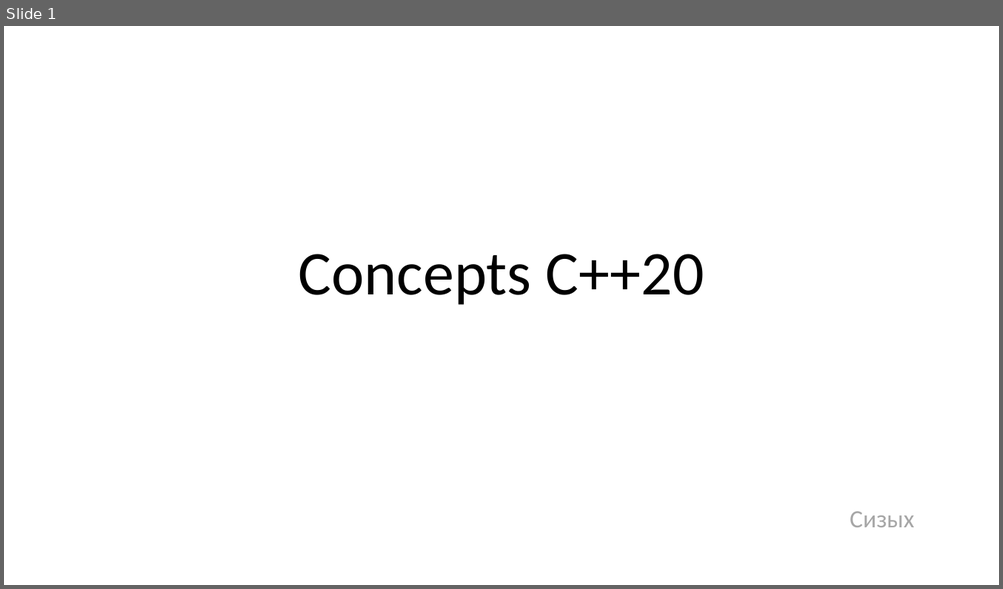
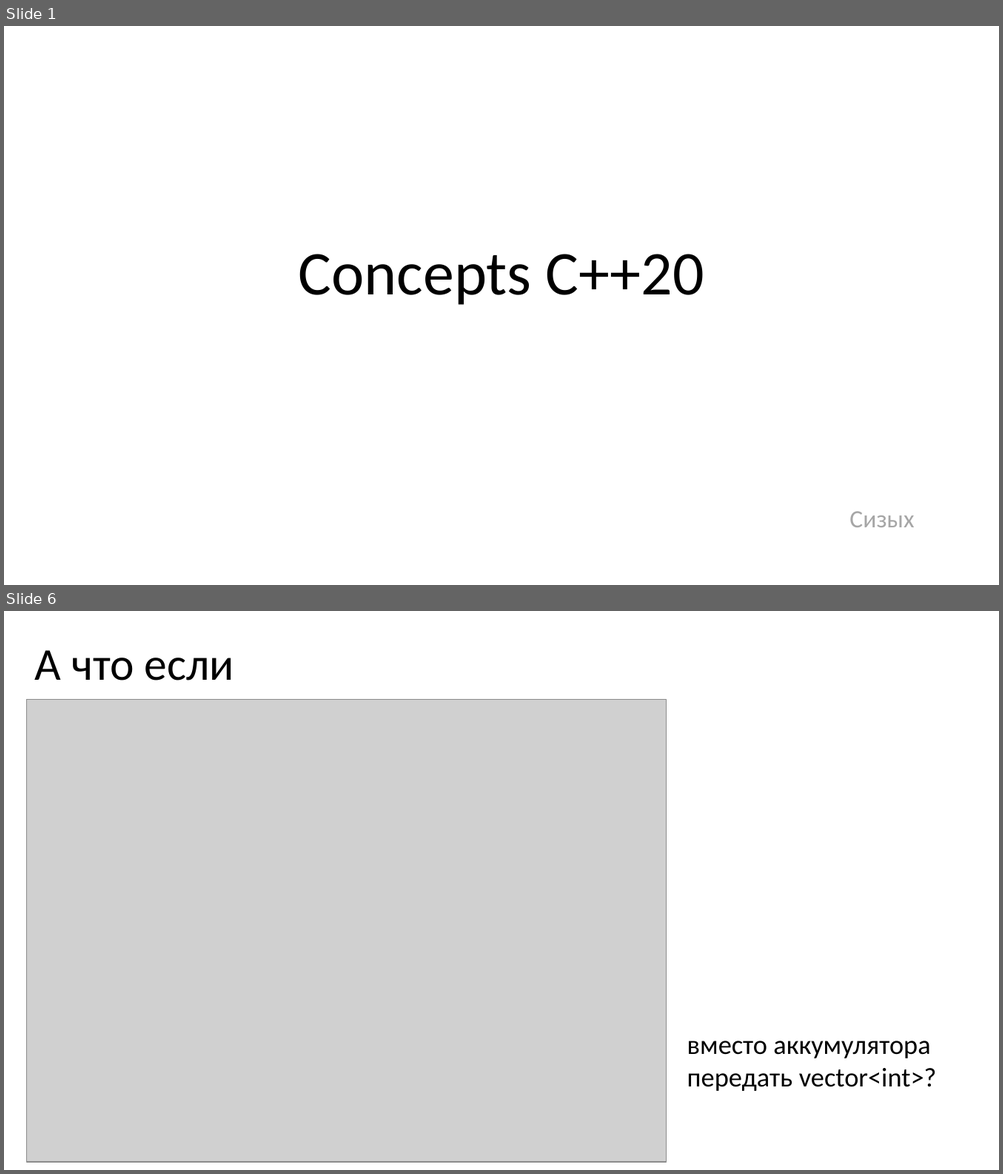
Before and after one commit to PeOpLeRu/Doklad_concepts, a slide deck: concepts.pptx. Shown one above the other, each under a label of ours: slide 1 before the commit, slides 1 and 6 after it; the slides between them are not shown. The pictures are 1003x589 and 1003x1174 pixels, drawn with LibreOffice and Linux fonts; fonts in the diff are those of the drawing; grey boxes stand for pictures. Boxes give left, top, right and bottom in pixels: in the first picture for what was removed or moved away, otherwise in the second. Text is boxed around its words. In the diff, an @@ line names an element or a change of style, - is before the commit and + after.

```diff
--- a/concepts.pptx
+++ b/concepts.pptx
@@ slide 6 added at <box>4,611,999,1170</box>, background #FFFFFF @@
@@ title added at <box>35,650,234,681</box>, 44 pt, text #000000 @@
+А что если
@@ picture added at <box>26,699,666,1162</box> @@
@@ text added at <box>687,1041,936,1091</box>, 26 pt, text #000000 @@
+вместо аккумулятора передать vector<int>?
```
Also in this commit, not shown: 19 other slides added, 7 slides removed.
